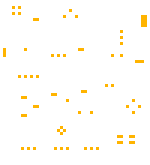
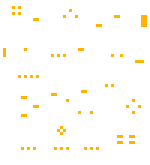
The second 150px x 165px image is a revision of the first. Changes to its layers:
painted on "Layer 4" over [96, 15, 123, 45]
